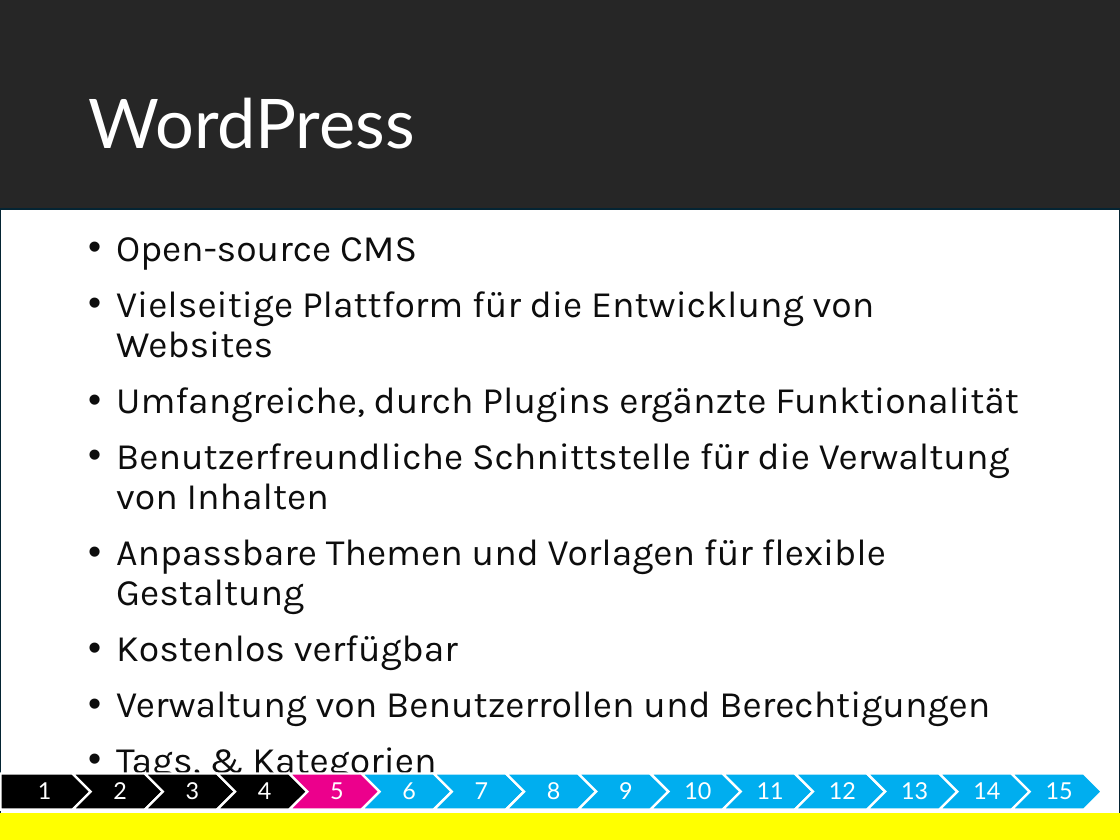
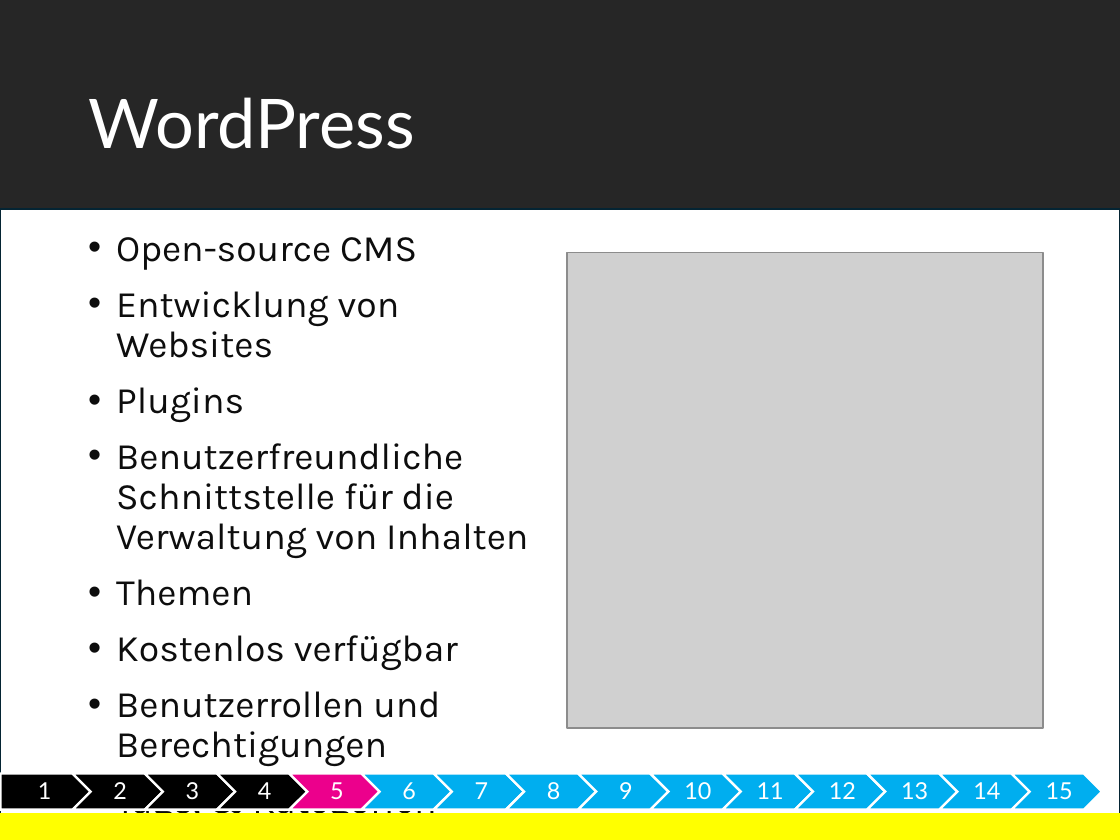
Before and after one commit to gregorio-pirolini/markdown, a slide deck: slide 6 of meinProject43.pptx (slide 5 before the commit). Drawn at 1120x840 pixels with LibreOffice and Linux fonts; fonts in the diff are those of the drawing; grey boxes stand for pictures; background and template pictures are left out. Boxes give left, top, right and bottom in pixels: in the first picture for what was removed or moved away, otherwise in the second. Text is boxed around its words. In the diff, an @@ line names an element or a change of style, - is before the commit and + after.

```diff
--- a/meinProject43.pptx
+++ b/meinProject43.pptx
@@ picture added at [567,252,1043,728] @@
@@ text at [116,291,400,422]: text changed @@
-    • Vielseitige Plattform für die Entwicklung von Websites
-    • Umfangreiche, durch Plugins ergänzte Funktionalität
+    • Entwicklung von Websites
+    • Plugins
@@ text at [116,579,253,606]: text changed @@
-    • Anpassbare Themen und Vorlagen für flexible Gestaltung
+    • Themen
@@ text at [116,691,440,766]: text changed @@
-    • Verwaltung von Benutzerrollen und Berechtigungen
+    • Benutzerrollen und Berechtigungen
```
Also in this commit, not shown: 7 other slides changed, 1 slide added, 2 other files.
